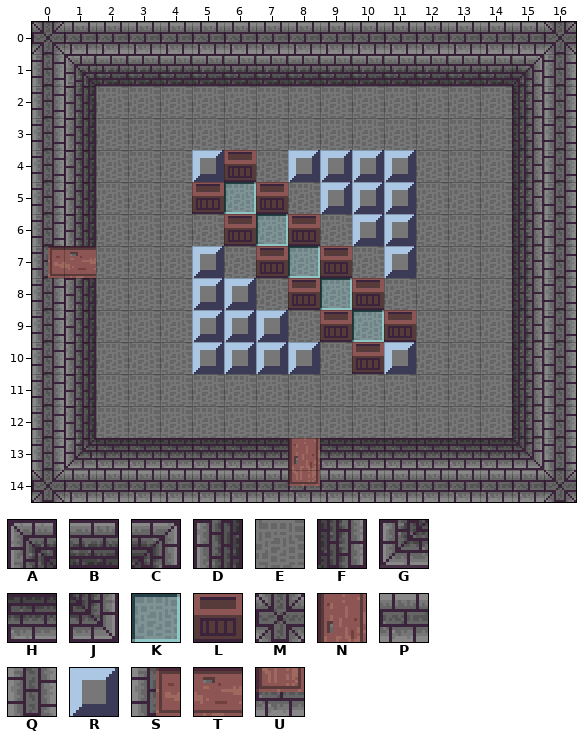
Tiled map: levels/level15.tmx. This is how it looked before the edit.
Cells are 16x16 px. Shown: x 0..16, y 0..14.
Key: from "level_tiles": A 0 "wall", B 1 "wall", C 2 "wall", D 8 "wall", E 9 "floor", F 10 "wall", G 16 "wall", H 17 "wall", J 18 "wall", K 24 "goal", L 25 "box", M 31 "wall", N 35 "door", P 36 "wall", Q 37 "wall", R 38 "wall", S 41 "door", T 42 "door", U 43 "door".
_ is an empty cell.
Layer "base" before, first column x 0:
 0 MPPPPPPPPPPPPPPPM
 1 QABBBBBBBBBBBBBCQ
 2 QDEEEEEEEEEEEEEFQ
 3 QDEEEEEEEEEEEEEFQ
 4 QDEEERLERRRREEEFQ
 5 QDEEELKLERRREEEFQ
 6 QDEEEELKLERREEEFQ
 7 STEEERELKLEREEEFQ
 8 QDEEERRELKLEEEEFQ
 9 QDEEERRRELKLEEEFQ
10 QDEEERRRRELREEEFQ
11 QDEEEEEEEEEEEEEFQ
12 QDEEEEEEEEEEEEEFQ
13 QGHHHHHHNHHHHHHJQ
14 MPPPPPPPUPPPPPPPM
New version:
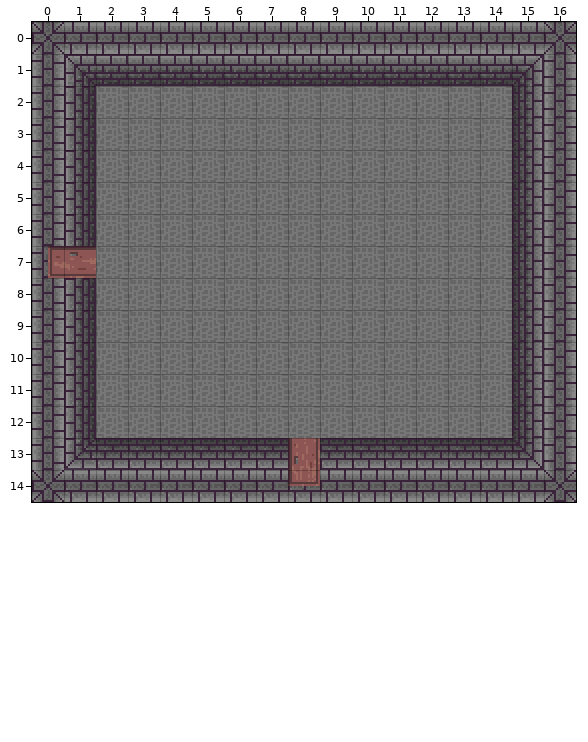
Diff:
Layer "base":
y 4: x 5..6 RL -> EE; x 8..11 RRRR -> EEEE
y 5: x 5..7 LKL -> EEE; x 9..11 RRR -> EEE
y 6: x 6..8 LKL -> EEE; x 10..11 RR -> EE
y 7: x 5 R -> E; x 7..9 LKL -> EEE; x 11 R -> E
y 8: x 5..6 RR -> EE; x 8..10 LKL -> EEE
y 9: x 5..7 RRR -> EEE; x 9..11 LKL -> EEE
y 10: x 5..8 RRRR -> EEEE; x 10..11 LR -> EE
Pixel boxes of the changes (left, top, right, bottom) in both pictures:
changed: (192, 150, 416, 374)
